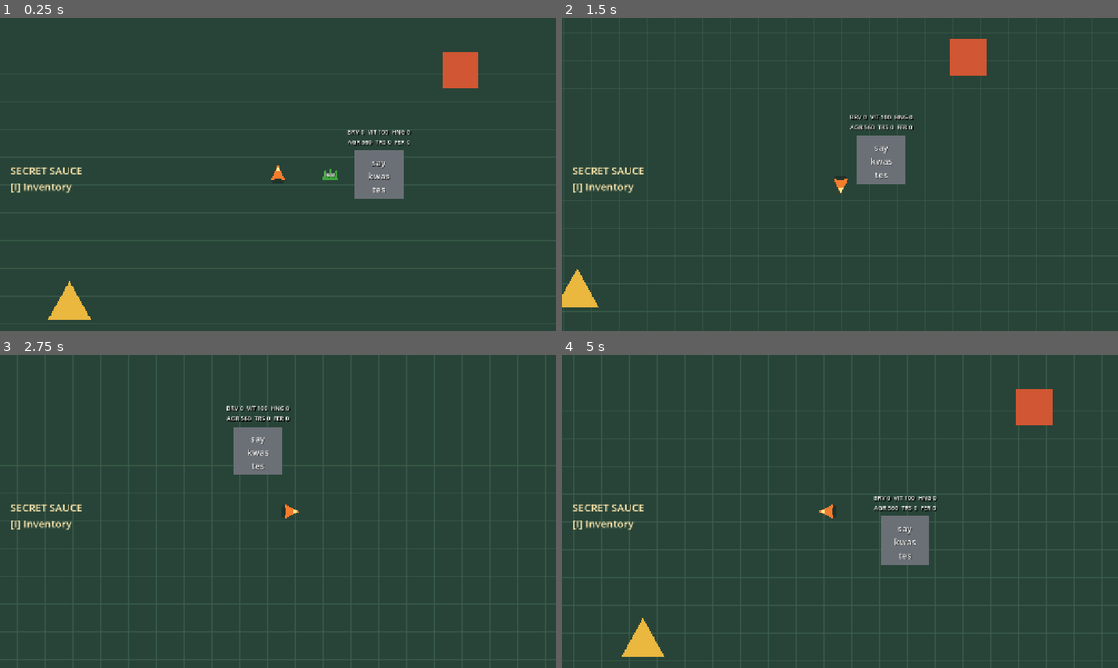
Above: before the commit, frames 1-4 (two rows, left to right).
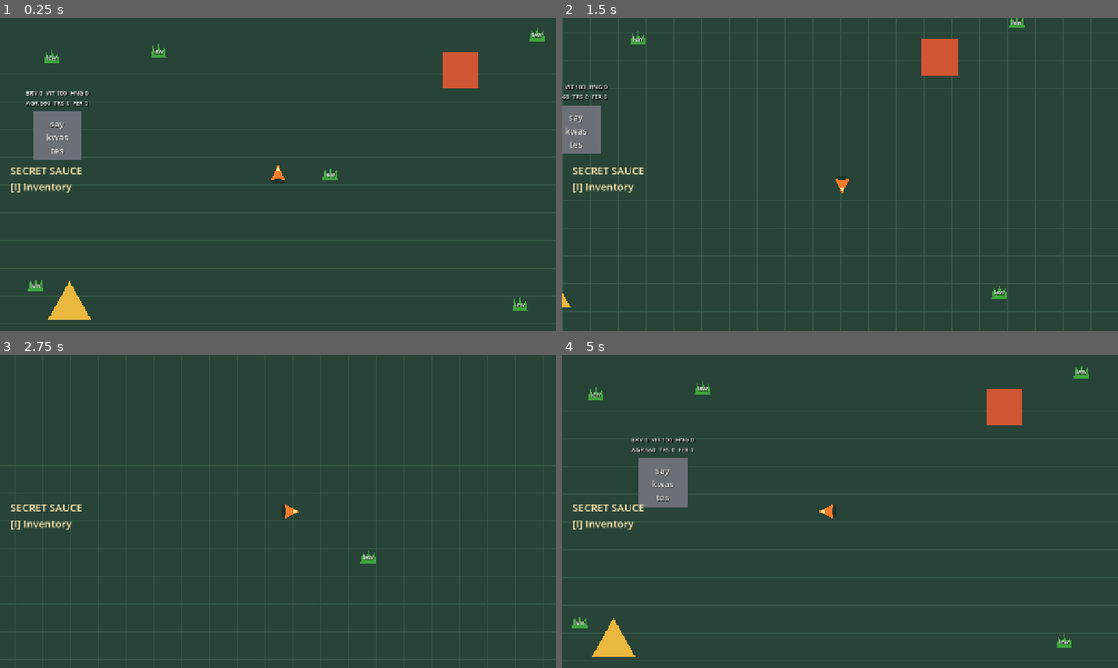
Above: after the commit, the same moments.

Repository: armikhalev/secret-sauce-godot
Game: Godot game, scene res://scenes/game.tscn
Same seed, same stepped clock (60 frames per second), same inputs: the game is played once before the commit and once after it.
Inputs:
- Up to frame 1 (0.25 s): no input
- Up to frame 2 (1.5 s): tap Enter (ui_accept) at 0.5, 0.77 s; hold D (move_right) 0.53-1.28 s; hold S (move_down) from 1.28 s (still down)
- Up to frame 3 (2.75 s): tap Enter (ui_accept) at 1.52 s; release S (move_down) at 2.03 s; hold D (move_right) from 2.03 s (still down)
- Up to frame 4 (5 s): release D (move_right) at 2.78 s; hold W (move_up) 2.78-3.53 s; tap Enter (ui_accept) at 3.02, 3.77, 4.52 s; hold A (move_left) from 3.53 s (still down)

The runs differ from the first frame. In frame 1, 3.5% of the frame differs, in the area x 4-98%, y 3-94%; in frame 2, 4.7%; in frame 3, 1.7%; in frame 4, 5.7%, in the area x 1-95%, y 3-97%.

Commit message:
adds:trust pacifies

Diff:
--- a/project.godot
+++ b/project.godot
@@ -17,9 +17,9 @@
 
 [display]
 
-window/size/mode=3
 window/size/viewport_width=1280
 window/size/viewport_height=720
+window/size/mode=3
 window/stretch/mode="canvas_items"
 
 [input]
--- a/scenes/game.tscn
+++ b/scenes/game.tscn
@@ -1,65 +1,82 @@
-[gd_scene load_steps=6 format=3]
+[gd_scene format=3 uid="uid://2xg0ea821tcx"]
 
 [ext_resource type="PackedScene" path="res://scenes/player.tscn" id="1_player"]
-[ext_resource type="Script" path="res://scripts/world_grid.gd" id="2_grid"]
+[ext_resource type="Script" uid="uid://bkkk78ve2sym1" path="res://scripts/world_grid.gd" id="2_grid"]
 [ext_resource type="PackedScene" path="res://scenes/saykwastes.tscn" id="3_saykwastes"]
 [ext_resource type="PackedScene" path="res://scenes/lew.tscn" id="4_lew"]
 [ext_resource type="PackedScene" path="res://scenes/inventory_menu.tscn" id="5_inventory"]
 
-[node name="Game" type="Node2D"]
+[node name="Game" type="Node2D" unique_id=425893322]
 
-[node name="World" type="Node2D" parent="."]
+[node name="World" type="Node2D" parent="." unique_id=398859474]
 
-[node name="Ground" type="Polygon2D" parent="World"]
+[node name="Ground" type="Polygon2D" parent="World" unique_id=931751124]
+color = Color(0.16, 0.27, 0.22, 1)
 polygon = PackedVector2Array(-1600, -1000, 1600, -1000, 1600, 1000, -1600, 1000)
-color = Color(0.16, 0.27, 0.22, 1)
 
-[node name="WorldGrid" type="Node2D" parent="World"]
+[node name="WorldGrid" type="Node2D" parent="World" unique_id=1993114793]
 script = ExtResource("2_grid")
 
-[node name="Environment" type="Node2D" parent="World"]
+[node name="Environment" type="Node2D" parent="World" unique_id=1374464244]
 
-[node name="Props" type="Node2D" parent="World/Environment"]
+[node name="Props" type="Node2D" parent="World/Environment" unique_id=1386485336]
 
-[node name="LandmarkNorthEast" type="Polygon2D" parent="World/Environment/Props"]
+[node name="LandmarkNorthEast" type="Polygon2D" parent="World/Environment/Props" unique_id=20968637]
 position = Vector2(420, -240)
+color = Color(0.82, 0.34, 0.2, 1)
 polygon = PackedVector2Array(-42, -42, 42, -42, 42, 42, -42, 42)
-color = Color(0.82, 0.34, 0.2, 1)
 
-[node name="LandmarkSouthWest" type="Polygon2D" parent="World/Environment/Props"]
+[node name="LandmarkSouthWest" type="Polygon2D" parent="World/Environment/Props" unique_id=669095498]
 position = Vector2(-480, 300)
+color = Color(0.92, 0.72, 0.25, 1)
 polygon = PackedVector2Array(0, -55, 50, 35, -50, 35)
-color = Color(0.92, 0.72, 0.25, 1)
 
-[node name="Obstacles" type="Node2D" parent="World/Environment"]
+[node name="Obstacles" type="Node2D" parent="World/Environment" unique_id=1442361497]
 
-[node name="Entities" type="Node2D" parent="World"]
+[node name="Entities" type="Node2D" parent="World" unique_id=2135979000]
 
-[node name="NPCs" type="Node2D" parent="World/Entities"]
+[node name="NPCs" type="Node2D" parent="World/Entities" unique_id=1316004676]
 
-[node name="Saykwastes" parent="World/Entities/NPCs" instance=ExtResource("3_saykwastes")]
-position = Vector2(260, 0)
+[node name="Saykwastes" parent="World/Entities/NPCs" unique_id=609269461 instance=ExtResource("3_saykwastes")]
+position = Vector2(-535, -94)
 
-[node name="Player" parent="World/Entities" instance=ExtResource("1_player")]
+[node name="Lew" parent="World/Entities/NPCs" unique_id=1585722271 instance=ExtResource("4_lew")]
+position = Vector2(597, -321)
 
-[node name="Items" type="Node2D" parent="World"]
+[node name="Lew2" parent="World/Entities/NPCs" unique_id=1731275099 instance=ExtResource("4_lew")]
+position = Vector2(-558, 255)
 
-[node name="Lew" parent="World/Items" instance=ExtResource("4_lew")]
+[node name="Player" parent="World/Entities" unique_id=873471165 instance=ExtResource("1_player")]
+
+[node name="Items" type="Node2D" parent="World" unique_id=1148796590]
+
+[node name="Lew" parent="World/Items" unique_id=1596011159 instance=ExtResource("4_lew")]
 position = Vector2(120, 0)
 
-[node name="UI" type="CanvasLayer" parent="."]
+[node name="UI" type="CanvasLayer" parent="." unique_id=297256265]
 
-[node name="MarginContainer" type="MarginContainer" parent="UI"]
+[node name="MarginContainer" type="MarginContainer" parent="UI" unique_id=1261447165]
 offset_right = 1280.0
 offset_bottom = 720.0
+mouse_filter = 2
 theme_override_constants/margin_left = 24
 theme_override_constants/margin_top = 20
-mouse_filter = 2
 
-[node name="Title" type="Label" parent="UI/MarginContainer"]
+[node name="Title" type="Label" parent="UI/MarginContainer" unique_id=1120723628]
+layout_mode = 2
 theme_override_colors/font_color = Color(1, 0.91, 0.68, 1)
 theme_override_font_sizes/font_size = 24
-text = "SECRET SAUCE\n[I] Inventory"
+text = "SECRET SAUCE
+[I] Inventory"
 
-[node name="InventoryMenu" parent="UI" instance=ExtResource("5_inventory")]
+[node name="InventoryMenu" parent="UI" unique_id=1816078503 instance=ExtResource("5_inventory")]
 player_path = NodePath("../../World/Entities/Player")
+
+[node name="Lew" parent="." unique_id=1321313446 instance=ExtResource("4_lew")]
+position = Vector2(-521, -269)
+
+[node name="Lew2" parent="." unique_id=1727879407 instance=ExtResource("4_lew")]
+position = Vector2(-275, -283)
+
+[node name="Lew3" parent="." unique_id=715424137 instance=ExtResource("4_lew")]
+position = Vector2(557, 300)
--- a/scripts/lew.gd
+++ b/scripts/lew.gd
@@ -3,6 +3,7 @@
 
 @export var state: LewData.State = LewData.State.PLAIN
 var offered_to_npcs := false
+var offered_by: Node
 
 
 func _ready() -> void:
--- a/scripts/player.gd
+++ b/scripts/player.gd
@@ -69,6 +69,7 @@
 	lew_inventory_changed.emit()
 	var lew := preload("res://scenes/lew.tscn").instantiate() as Lew
 	lew.state = item.state
+	lew.offered_by = self
 	lew.global_position = drop_position
 	get_tree().current_scene.add_child(lew)
 	lew.offer_to_npcs()
--- a/scripts/saykwastes.gd
+++ b/scripts/saykwastes.gd
@@ -5,7 +5,7 @@
 @export_range(0, 100) var vitality: int = 100
 @export_range(0, 100) var hunger: int = 0
 @export_range(0, 1000) var aggression: int = 560
-@export_range(0, 100) var trust: int = 0
+@export_range(0, 1000) var trust: int = 0
 @export_range(0, 100) var fear: int = 0
 @export_group("Movement")
 @export var approach_speed: float = 65.0
@@ -17,6 +17,7 @@
 @export var attack_distance: float = 82.0
 @export var attack_damage: int = 25
 @export var retreat_duration: float = 1.0
+@export var maximum_attack_delay: float = 6.0
 @export_group("Poison")
 @export var poison_tick_damage: int = 5
 
@@ -24,6 +25,9 @@
 var is_poisoned := false
 var is_dead := false
 var retreat_time_remaining := 0.0
+var attack_cooldown_remaining := 0.0
+var trust_by_target: Dictionary[int, int] = {}
+var aggression_by_target: Dictionary[int, int] = {}
 
 
 func _ready() -> void:
@@ -63,10 +67,25 @@
 		return false
 
 	var player := players[0] as CharacterBody2D
+	_ensure_relationship(player)
+	var player_trust := get_trust_toward(player)
+	var player_aggression := get_aggression_toward(player)
+	trust = player_trust
+	aggression = player_aggression
+	_update_debug_stats()
+
+	if player_trust >= player_aggression:
+		retreat_time_remaining = 0.0
+		attack_cooldown_remaining = 0.0
+		return false
+
 	var distance_to_player := global_position.distance_to(player.global_position)
-	if distance_to_player > float(aggression):
+	if distance_to_player > float(player_aggression):
 		retreat_time_remaining = 0.0
+		attack_cooldown_remaining = 0.0
 		return false
+
+	attack_cooldown_remaining = maxf(attack_cooldown_remaining - delta, 0.0)
 
 	if retreat_time_remaining > 0.0:
 		retreat_time_remaining = maxf(retreat_time_remaining - delta, 0.0)
@@ -74,9 +93,15 @@
 		move_and_slide()
 		return true
 
+	if attack_cooldown_remaining > 0.0:
+		velocity = Vector2.ZERO
+		return true
+
 	if distance_to_player <= attack_distance:
 		player.change_vitality(attack_damage, false)
 		retreat_time_remaining = retreat_duration
+		var trust_ratio := clampf(float(player_trust) / float(player_aggression), 0.0, 1.0)
+		attack_cooldown_remaining = lerpf(retreat_duration, maximum_attack_delay, trust_ratio)
 		velocity = player.global_position.direction_to(global_position) * retreat_speed
 	else:
 		velocity = global_position.direction_to(player.global_position) * attack_speed
@@ -91,13 +116,52 @@
 			vitality = clampi(vitality - 25, 0, 100)
 			_start_poisoning()
 		LewData.State.TASTY:
-			trust = clampi(trust + 25, 0, 100)
+			if is_instance_valid(lew.offered_by):
+				change_trust_toward(lew.offered_by, 25)
+			else:
+				trust = clampi(trust + 25, 0, 1000)
 
 	if vitality <= 0:
 		_die()
 
 	_update_debug_stats()
 	lew.queue_free()
+
+
+func get_trust_toward(target: Node) -> int:
+	_ensure_relationship(target)
+	return trust_by_target[target.get_instance_id()]
+
+
+func get_aggression_toward(target: Node) -> int:
+	_ensure_relationship(target)
+	return aggression_by_target[target.get_instance_id()]
+
+
+func change_trust_toward(target: Node, amount: int) -> void:
+	_ensure_relationship(target)
+	var target_id := target.get_instance_id()
+	trust_by_target[target_id] = maxi(trust_by_target[target_id] + amount, 0)
+	if target.is_in_group("player"):
+		trust = trust_by_target[target_id]
+		_update_debug_stats()
+
+
+func set_aggression_toward(target: Node, amount: int) -> void:
+	_ensure_relationship(target)
+	var target_id := target.get_instance_id()
+	aggression_by_target[target_id] = maxi(amount, 0)
+	if target.is_in_group("player"):
+		aggression = aggression_by_target[target_id]
+		_update_debug_stats()
+
+
+func _ensure_relationship(target: Node) -> void:
+	var target_id := target.get_instance_id()
+	if not trust_by_target.has(target_id):
+		trust_by_target[target_id] = trust if target.is_in_group("player") else 0
+	if not aggression_by_target.has(target_id):
+		aggression_by_target[target_id] = aggression if target.is_in_group("player") else 0
 
 
 func receive_push(push_motion: Vector2) -> void:
--- /dev/null
+++ b/tests/saykwastes_relationship_test.gd
@@ -0,0 +1,76 @@
+extends SceneTree
+
+
+func _initialize() -> void:
+	call_deferred("_run")
+
+
+func _run() -> void:
+	var world := Node2D.new()
+	root.add_child(world)
+	current_scene = world
+
+	var saykwastes := (load("res://scenes/saykwastes.tscn") as PackedScene).instantiate()
+	var player := (load("res://scenes/player.tscn") as PackedScene).instantiate()
+	world.add_child(saykwastes)
+	world.add_child(player)
+	player.position = Vector2(75, 0)
+	saykwastes.change_trust_toward(player, 280)
+
+	for frame in 20:
+		await physics_frame
+		if player.vitality == 75:
+			break
+
+	if player.vitality != 75:
+		push_error("Saykwastes did not attack when trust was below aggression.")
+		quit(1)
+		return
+
+	for frame in 120:
+		await physics_frame
+	if player.vitality != 75:
+		push_error("Trust did not reduce attack frequency.")
+		quit(1)
+		return
+
+	for frame in 300:
+		await physics_frame
+		if player.vitality == 50:
+			break
+
+	if player.vitality != 50:
+		push_error("Saykwastes never attacked again at partial trust.")
+		quit(1)
+		return
+
+	saykwastes.change_trust_toward(player, 280)
+	var vitality_at_full_trust: int = player.vitality
+	for frame in 180:
+		await physics_frame
+	if player.vitality != vitality_at_full_trust:
+		push_error("Saykwastes attacked when trust met aggression.")
+		quit(1)
+		return
+
+	var other_npc := Node.new()
+	other_npc.add_to_group("npc")
+	world.add_child(other_npc)
+	saykwastes.change_trust_toward(other_npc, 90)
+	saykwastes.set_aggression_toward(other_npc, 140)
+
+	if saykwastes.get_trust_toward(player) != 560:
+		push_error("Another NPC's trust changed player trust.")
+		quit(1)
+		return
+	if saykwastes.get_trust_toward(other_npc) != 90:
+		push_error("Per-NPC trust was not stored separately.")
+		quit(1)
+		return
+	if saykwastes.get_aggression_toward(other_npc) != 140:
+		push_error("Per-NPC aggression was not stored separately.")
+		quit(1)
+		return
+
+	print("Per-target trust, attack delay, and pacification verified.")
+	quit()
Not shown, added: tests/saykwastes_relationship_test.gd.uid
